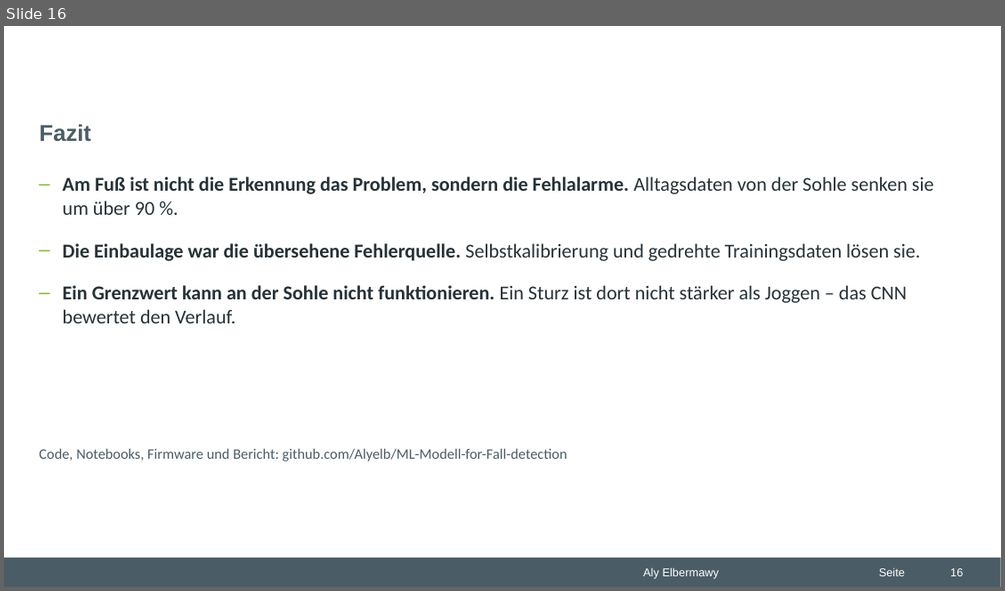
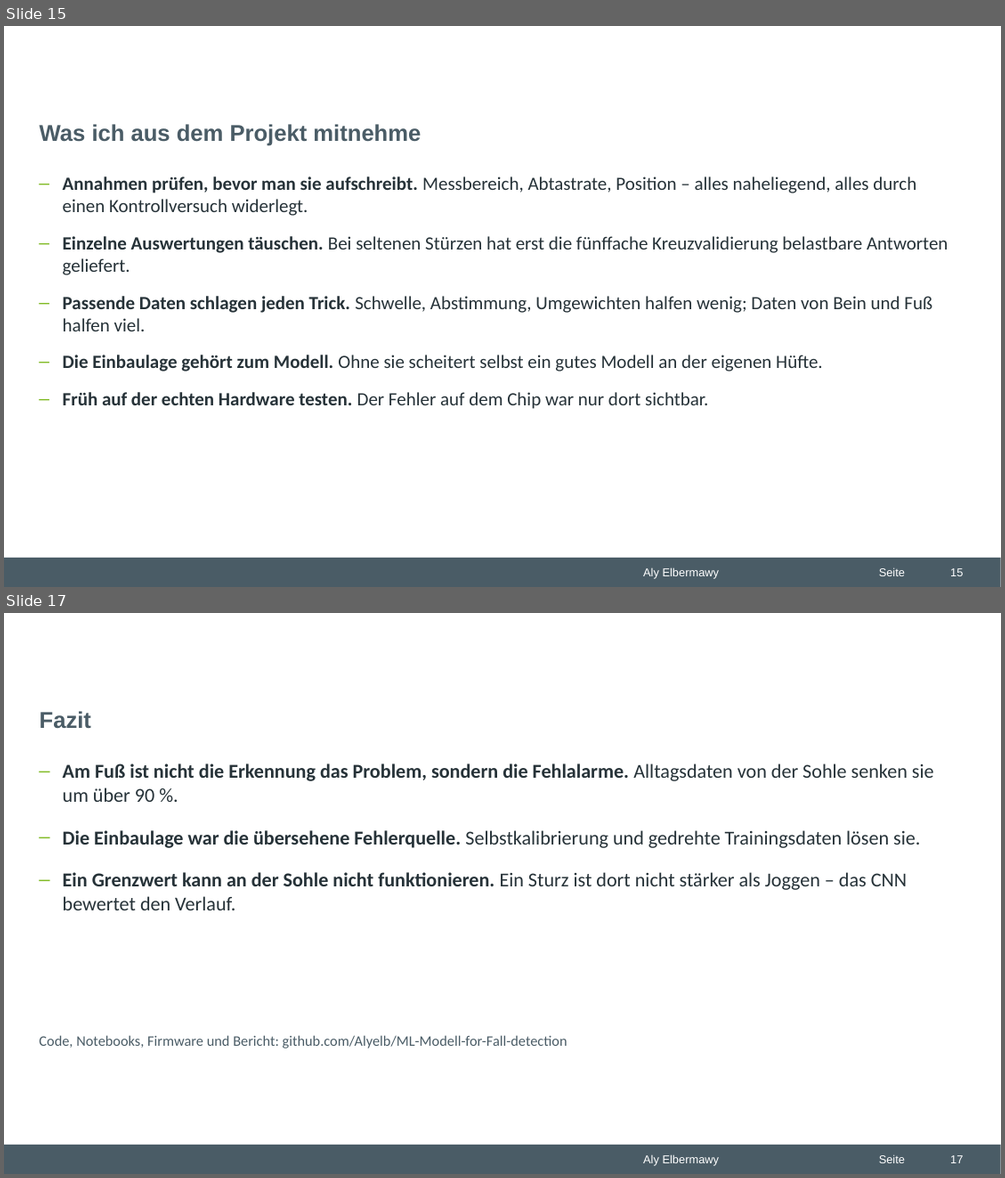
Before and after one commit to Alyelb/ML-Modell-for-Fall-detection, a slide deck: praesentation/2_Projekt_Sturzerkennung.pptx. Shown one above the other, each under a label of ours: slide 16 before the commit, slides 15 and 17 after it; the slides between them are not shown. The pictures are 1005x591 and 1005x1178 pixels, drawn with LibreOffice and Linux fonts; fonts in the diff are those of the drawing; background and template pictures are left out. Boxes give left, top, right and bottom in pixels: in the first picture for what was removed or moved away, otherwise in the second. Text is boxed around its words. In the diff, an @@ line names an element or a change of style, - is before the commit and + after.

```diff
--- a/praesentation/2_Projekt_Sturzerkennung.pptx
+++ b/praesentation/2_Projekt_Sturzerkennung.pptx
@@ slide 15 added at bbox=[4, 26, 1001, 587], background #FFFFFF; not listed: 3 template elements that a slide beside it also shows @@
@@ title added at bbox=[40, 124, 421, 146], 22 pt, text #4A5C66, bold @@
+Was ich aus dem Projekt mitnehme
@@ text added at bbox=[63, 176, 947, 409], 18 pt, text #263238 @@
+– Annahmen prüfen, bevor man sie aufschreibt. Messbereich, Abtastrate, Position – alles naheliegend, alles durch einen Kontrollversuch widerlegt.
+– Einzelne Auswertungen täuschen. Bei seltenen Stürzen hat erst die fünffache Kreuzvalidierung belastbare Antworten geliefert.
+– Passende Daten schlagen jeden Trick. Schwelle, Abstimmung, Umgewichten halfen wenig; Daten von Bein und Fuß halfen viel.
+– Die Einbaulage gehört zum Modell. Ohne sie scheitert selbst ein gutes Modell an der eigenen Hüfte.
+– Früh auf der echten Hardware testen. Der Fehler auf dem Chip war nur dort sichtbar.
@@ page number added at bbox=[950, 568, 963, 576], 11 pt, text #FFFFFF @@
+15
@@ what was slide 16 is now slide 17 @@
@@ page number at bbox=[950, 1155, 963, 1163]: text changed @@
-16
+17
```
Also in this commit, not shown: 3 slides changed, 10 other slides added, 10 slides removed, 3 other files.
